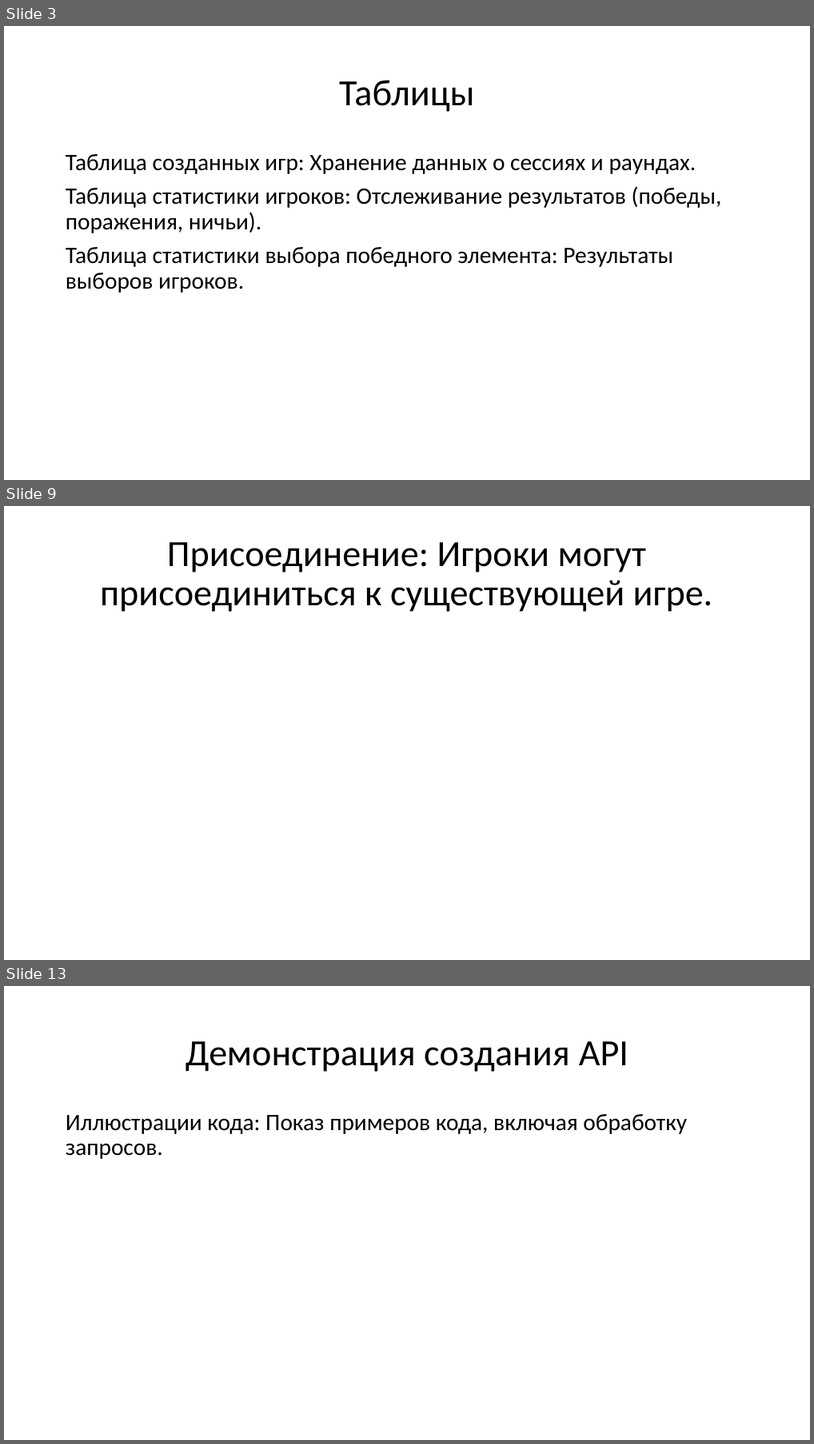
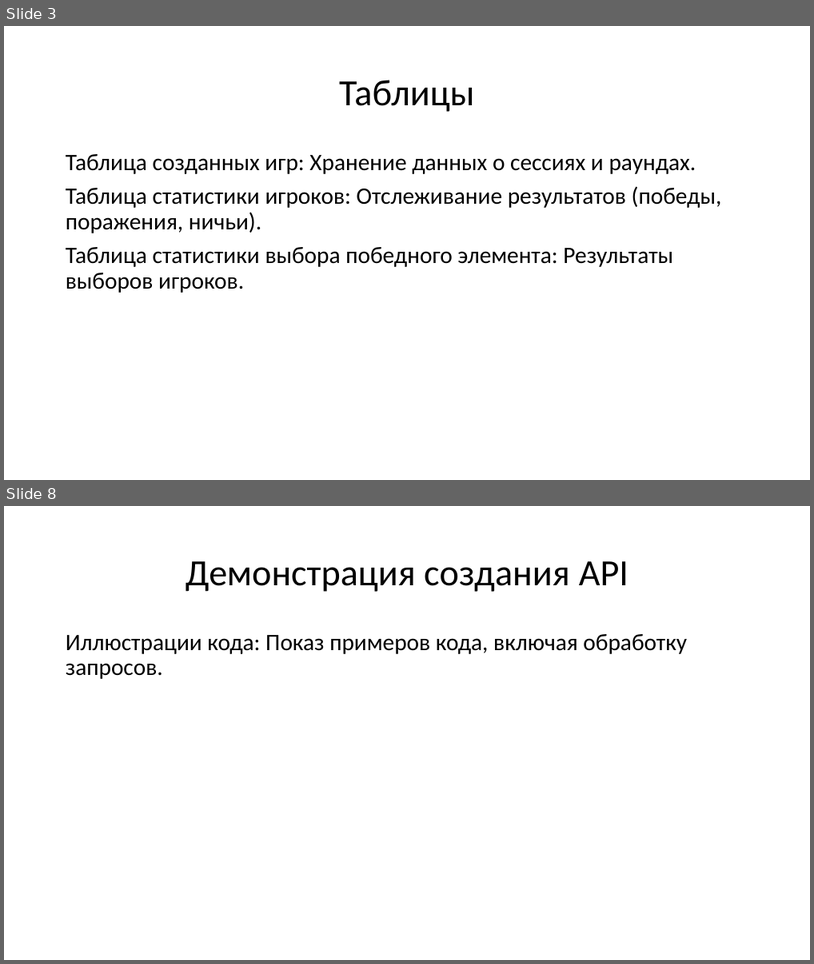
Before and after one commit to Pinkyuu/api-rock-paper-scissors, a slide deck: Создание API для игры.pptx. Shown one above the other, each under a label of ours: slides 3, 9 and 13 before the commit, slides 3 and 8 after it; the slides between them are not shown. The pictures are 814x1444 and 814x964 pixels, drawn with LibreOffice and Linux fonts; fonts in the diff are those of the drawing. Boxes give left, top, right and bottom in pixels: in the first picture for what was removed or moved away, otherwise in the second. Text is boxed around its words. In the diff, an @@ line names an element or a change of style, - is before the commit and + after.

```diff
--- a/Создание API для игры.pptx
+++ b/Создание API для игры.pptx
@@ slide 9 removed at box(4, 506, 810, 960), background #FFFFFF @@
@@ title removed at box(100, 542, 714, 612) @@
-Присоединение: Игроки могут присоединиться к существующей игре.
@@ what was slide 13 is now slide 8 @@
```
Also in this commit, not shown: 3 slides changed, 2 slides added, 6 other slides removed.
